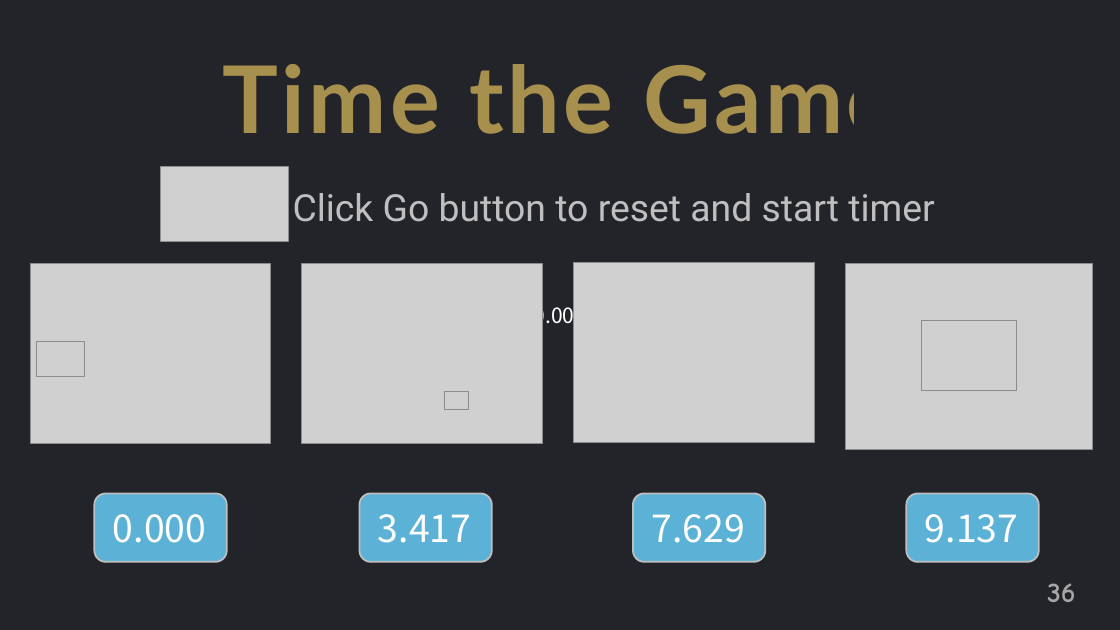
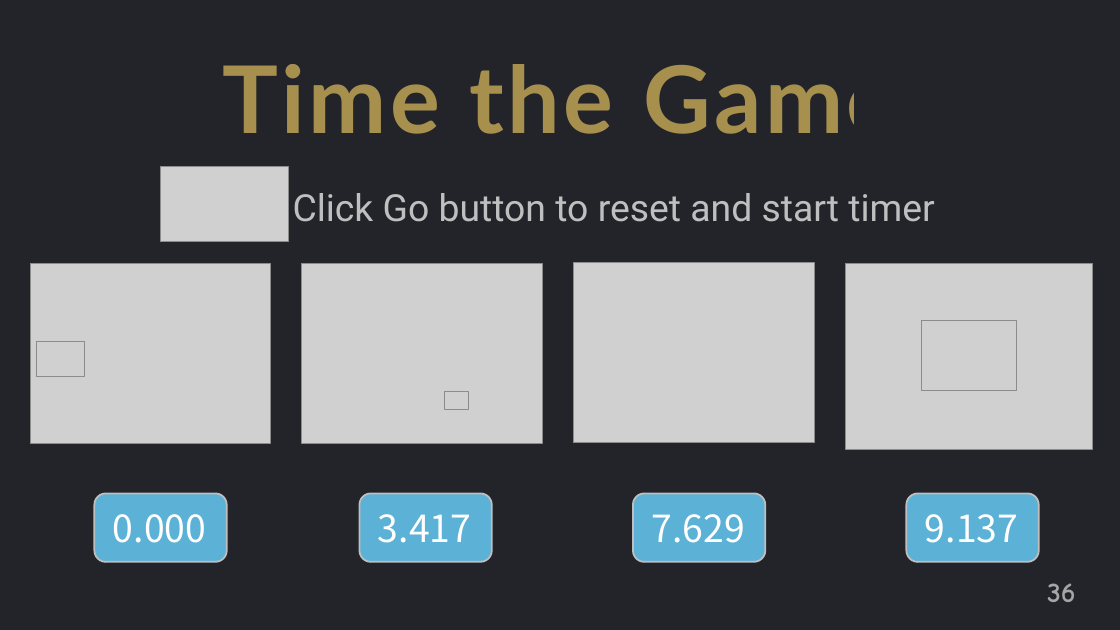
Before and after one commit to jguo108/My-Programming-Courses, a slide deck: slide 36 of Scratch for Newbies/Level1/Lesson 5 - Find the Bug/Notes/Notes.pptx. Drawn at 1120x630 pixels with LibreOffice and Linux fonts; fonts in the diff are those of the drawing; grey boxes stand for pictures; background and template pictures are left out. Boxes give left, top, right and bottom in pixels: in the first picture for what was removed or moved away, otherwise in the second. Text is boxed around its words. In the diff, an @@ line names an element or a change of style, - is before the commit and + after.

```diff
--- a/Scratch for Newbies/Level1/Lesson 5 - Find the Bug/Notes/Notes.pptx
+++ b/Scratch for Newbies/Level1/Lesson 5 - Find the Bug/Notes/Notes.pptx
@@ text in rectangle at (534, 302, 586, 328): text removed @@
-0.000
```
Also in this commit, not shown: 3 slides added, 5 other files.
